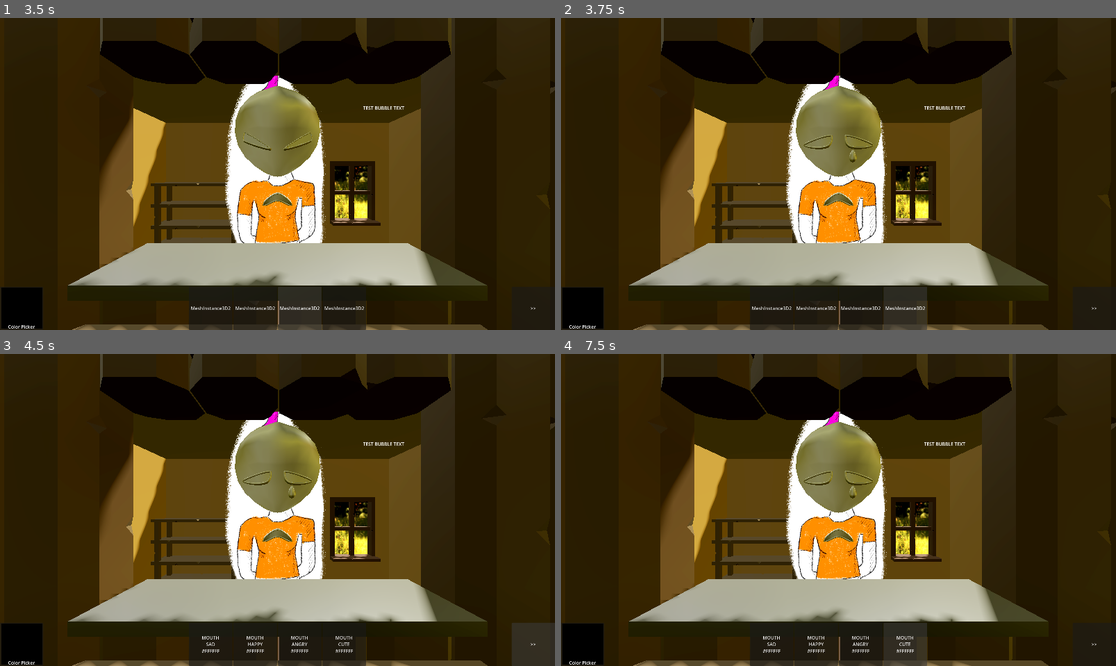
Above: before the commit, frames 1-4 (two rows, left to right).
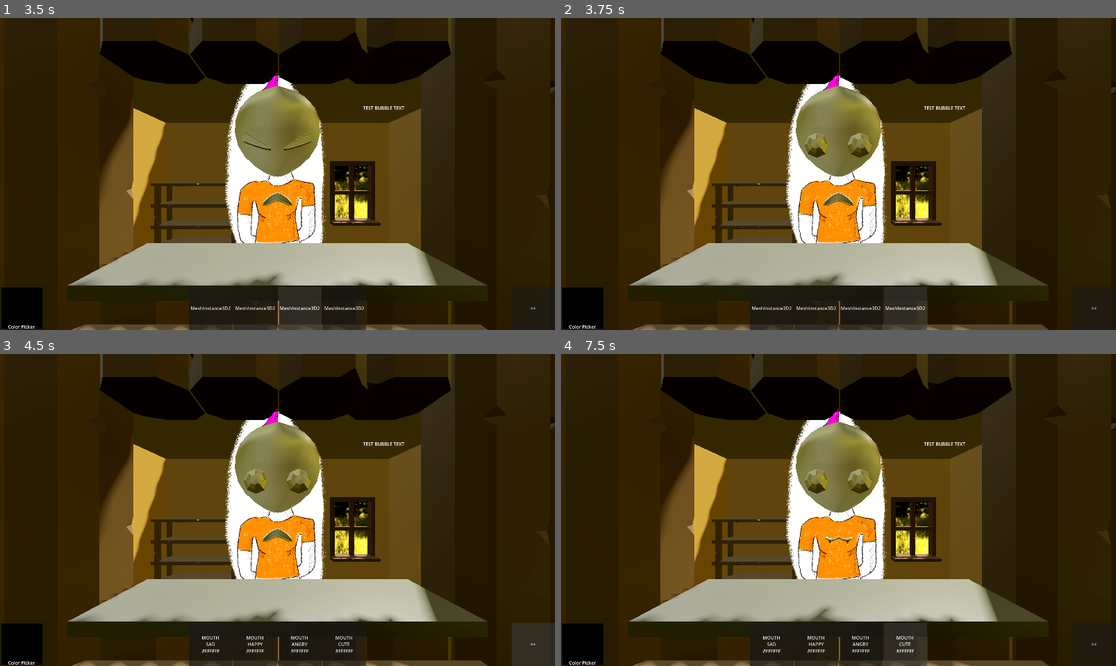
Above: after the commit, the same moments.

Repository: Xzaver/Bausparvertrag-GGJam-2026
Game: Godot game, scene res://game/game.tscn
Two runs of this game, one before a commit and one after it. Both use one fixed random seed, a clock stepped at 60 frames per second and the inputs below.
Inputs:
- Up to frame 1 (3.5 s): click "MeshInstance3D2" at 1.25 s; click "MeshInstance3D2" at 2 s; click "MeshInstance3D2" at 2.75 s
- Up to frame 2 (3.75 s): click "MeshInstance3D2" at 3.5 s
- Up to frame 3 (4.5 s): click ">>" at 4.25 s
- Up to frame 4 (7.5 s): click "MOUTH SAD #FFFFFF" at 5 s; click "MOUTH HAPPY #FFFFFF" at 5.75 s; click "MOUTH ANGRY #FFFFFF" at 6.5 s; click "MOUTH CUTE #FFFFFF" at 7.25 s

Frame 1 is identical in both runs. In frame 2, 0.4% of the frame differs, in the area x 43-57%, y 36-47%; in frame 3, 0.4%; in frame 4, 0.7%, in the area x 43-57%, y 36-86%.

Commit message:
fix fetch

Diff:
--- a/game/maskContructor/maskConstructor.gd
+++ b/game/maskContructor/maskConstructor.gd
@@ -116,7 +116,7 @@
 		MaskComponent.EMOTIONS.ANGRY:
 			return eye_ANGRY
 		MaskComponent.EMOTIONS.CUTE:
-			return eye_SAD
+			return eye_CUTE
 	return null
 
 func GetEmotionMouth(emotion : MaskComponent.EMOTIONS) -> PackedScene:
@@ -128,7 +128,7 @@
 		MaskComponent.EMOTIONS.ANGRY:
 			return mouth_ANGRY
 		MaskComponent.EMOTIONS.CUTE:
-			return mouth_SAD
+			return mouth_CUTE
 	return null
 
 func GetEmotionTop(emotion : MaskComponent.EMOTIONS) -> PackedScene:
@@ -140,7 +140,7 @@
 		MaskComponent.EMOTIONS.ANGRY:
 			return top_ANGRY
 		MaskComponent.EMOTIONS.CUTE:
-			return top_SAD
+			return top_CUTE
 	return null
 
 func GetEmotionShape(emotion : MaskComponent.EMOTIONS) -> PackedScene:
@@ -152,7 +152,7 @@
 		MaskComponent.EMOTIONS.ANGRY:
 			return shape_ANGRY
 		MaskComponent.EMOTIONS.CUTE:
-			return shape_SAD
+			return shape_CUTE
 	return null
 
 func PlaceSceneToSlot(slot : MaskComponent.SLOT, objToInstantiate : PackedScene) -> Node3D:
